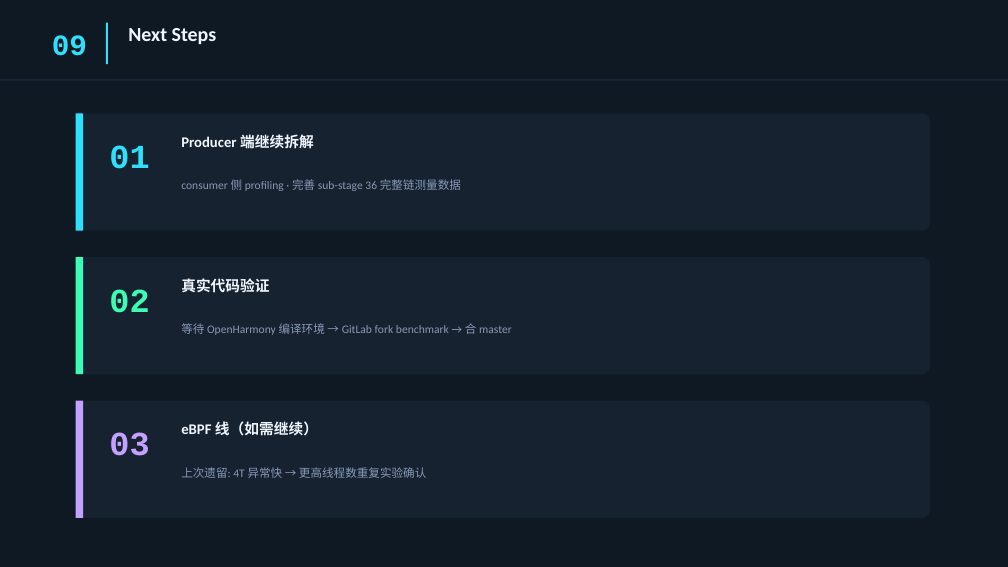
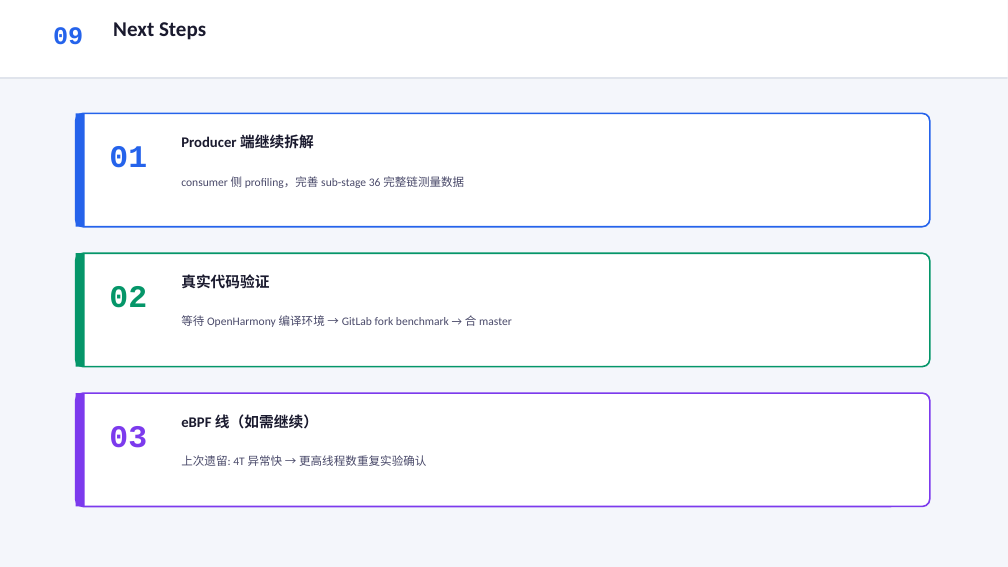
Before and after one commit to YiChiChen1106/Nativehook_linux_planb, a slide deck: slide 10 of presentation/native_hook_progress_2026-06-05.pptx. Drawn at 1008x567 pixels with LibreOffice and Linux fonts; fonts in the diff are those of the drawing. Boxes give left, top, right and bottom in pixels: in the first picture for what was removed or moved away, otherwise in the second. Text is boxed around its words. In the diff, an @@ line names an element or a change of style, - is before the commit and + after.

Commit message:
Redesign PPT v5: bright light theme, clean modern style

```diff
--- a/presentation/native_hook_progress_2026-06-05.pptx
+++ b/presentation/native_hook_progress_2026-06-05.pptx
@@ background #0F1923 to #F4F6FB @@
@@ rectangle added at (x1=0, y1=0, x2=1008, y2=79), fill #FFFFFF @@
@@ text "09" moved from (x1=52, y1=35, x2=87, y2=56) to (x1=53, y1=27, x2=83, y2=45) @@
@@ text "09" at (x1=53, y1=27, x2=83, y2=45): size 28 to 24 pt, text colour #2DE1FC to #2563EB @@
@@ text "Next Steps" moved from (x1=128, y1=28, x2=217, y2=44) to (x1=113, y1=22, x2=206, y2=40) @@
@@ text "Next Steps" at (x1=113, y1=22, x2=206, y2=40): size 19 to 20 pt, text colour #F0F6FF to #1A1A2E @@
@@ rectangle removed at (x1=106, y1=23, x2=108, y2=64) @@
@@ rectangle at (x1=0, y1=77, x2=1008, y2=79): fill #1E3045 to #E0E4EC @@
@@ rounded rectangle resized from (x1=76, y1=113, x2=930, y2=231) to (x1=76, y1=113, x2=930, y2=227) @@
@@ rounded rectangle at (x1=76, y1=113, x2=930, y2=227): fill #162230 to #FFFFFF; outline none to #2563EB 1.5 pt; proportions changed @@
@@ rectangle resized from (x1=76, y1=113, x2=83, y2=231) to (x1=76, y1=113, x2=85, y2=227) @@
@@ rectangle at (x1=76, y1=113, x2=85, y2=227): fill #2DE1FC to #2563EB @@
@@ text "01" at (x1=109, y1=146, x2=147, y2=168): size 32 to 30 pt, text colour #2DE1FC to #2563EB @@
@@ text at (x1=181, y1=176, x2=464, y2=188): text changed; text colour #8899B4 to #4A4A6A @@
-consumer 侧 profiling · 完善 sub-stage 36 完整链测量数据
+consumer 侧 profiling，完善 sub-stage 36 完整链测量数据
@@ rounded rectangle moved from (x1=76, y1=257, x2=930, y2=374) to (x1=76, y1=253, x2=930, y2=367) @@
@@ rectangle moved from (x1=76, y1=257, x2=83, y2=374) to (x1=76, y1=253, x2=85, y2=367) @@
@@ rounded rectangle at (x1=76, y1=253, x2=930, y2=367): fill #162230 to #FFFFFF; outline none to #059669 1.5 pt; proportions changed @@
@@ rectangle at (x1=76, y1=253, x2=85, y2=367): fill #3DFCB4 to #059669 @@
@@ text "02" at (x1=109, y1=286, x2=147, y2=308): size 32 to 30 pt, text colour #3DFCB4 to #059669 @@
@@ text "等待 OpenHarmony 编译环境 → GitLab ..." at (x1=181, y1=315, x2=512, y2=327): text colour #8899B4 to #4A4A6A @@
@@ 3 texts, 1 rounded rectangle, 1 rectangle moved together from (x1=76, y1=323, x2=930, y2=518) to (x1=76, y1=315, x2=930, y2=507) @@
@@ rounded rectangle at (x1=76, y1=393, x2=930, y2=507): fill #162230 to #FFFFFF; outline none to #7C3AED 1.5 pt; proportions changed @@
@@ rectangle at (x1=76, y1=393, x2=85, y2=507): fill #C4A0FF to #7C3AED @@
@@ text "03" at (x1=109, y1=426, x2=147, y2=448): size 32 to 30 pt, text colour #C4A0FF to #7C3AED @@
@@ text colour #F0F6FF to #1A1A2E in 3 elements at (x1=181, y1=133, x2=314, y2=152), (x1=181, y1=274, x2=269, y2=289), (x1=181, y1=414, x2=318, y2=429) @@
@@ text "上次遗留: 4T 异常快 → 更高线程数重复实验确认" at (x1=181, y1=455, x2=426, y2=466): text colour #8899B4 to #4A4A6A @@
```
Also in this commit, not shown: 9 other slides changed, 1 other file.
